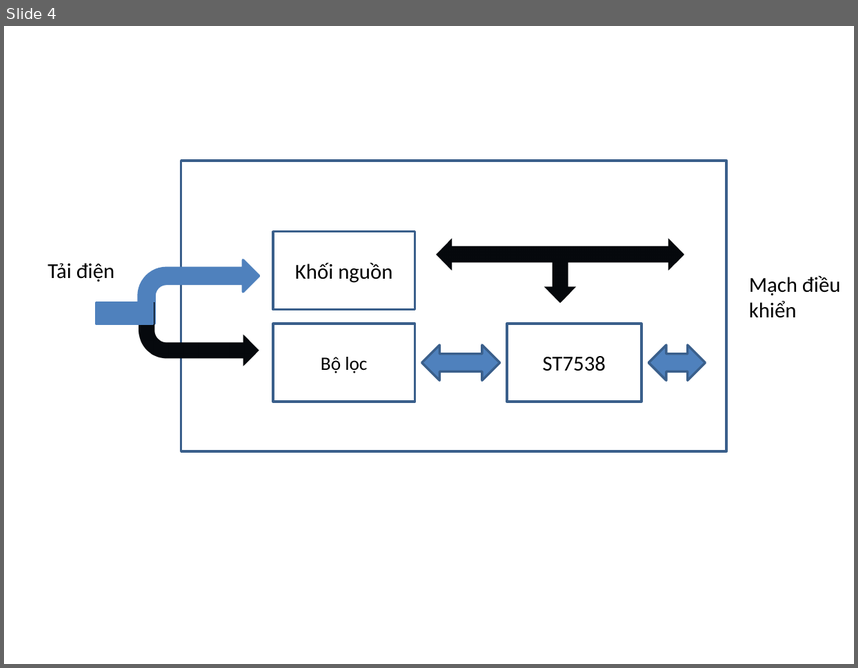
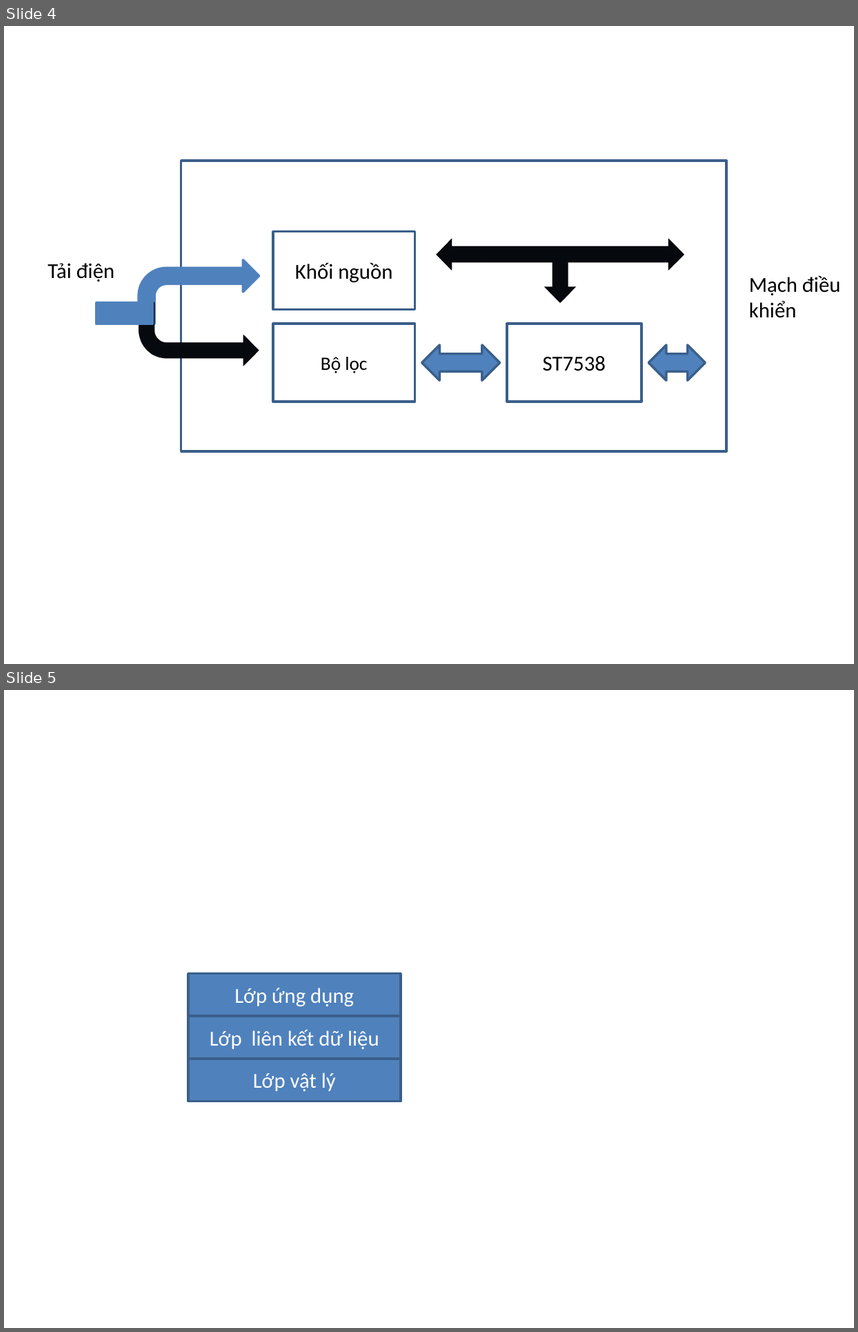
Before and after one commit to drmeo/plm0610, a slide deck: diagram.pptx. Shown one above the other, each under a label of ours: slide 4 before the commit, slides 4 and 5 after it. The pictures are 858x668 and 858x1332 pixels, drawn with LibreOffice and Linux fonts; fonts in the diff are those of the drawing. Boxes give left, top, right and bottom in pixels: in the first picture for what was removed or moved away, otherwise in the second. Text is boxed around its words. In the diff, an @@ line names an element or a change of style, - is before the commit and + after.

```diff
--- a/diagram.pptx
+++ b/diagram.pptx
@@ slide 5 added at <box>4,690,854,1328</box>, background #FFFFFF @@
@@ rectangle added at <box>188,973,401,1016</box>, fill #4F81BD, outline #3A5F8C 2 pt, 18 pt, text #FFFFFF @@
+Lớp ứng dụng
@@ rectangle added at <box>188,1016,401,1058</box>, fill #4F81BD, outline #3A5F8C 2 pt, 18 pt, text #FFFFFF @@
+Lớp liên kết dữ liệu
@@ rectangle added at <box>188,1058,401,1101</box>, fill #4F81BD, outline #3A5F8C 2 pt, 18 pt, text #FFFFFF @@
+Lớp vật lý
```
Also in this commit, not shown: 3 other files.
